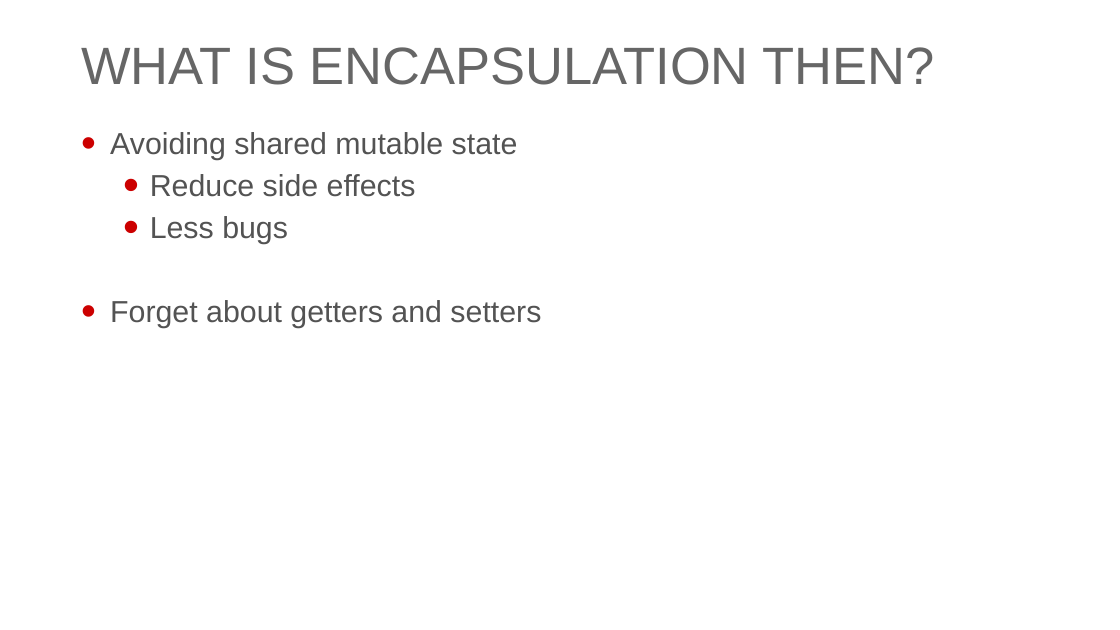
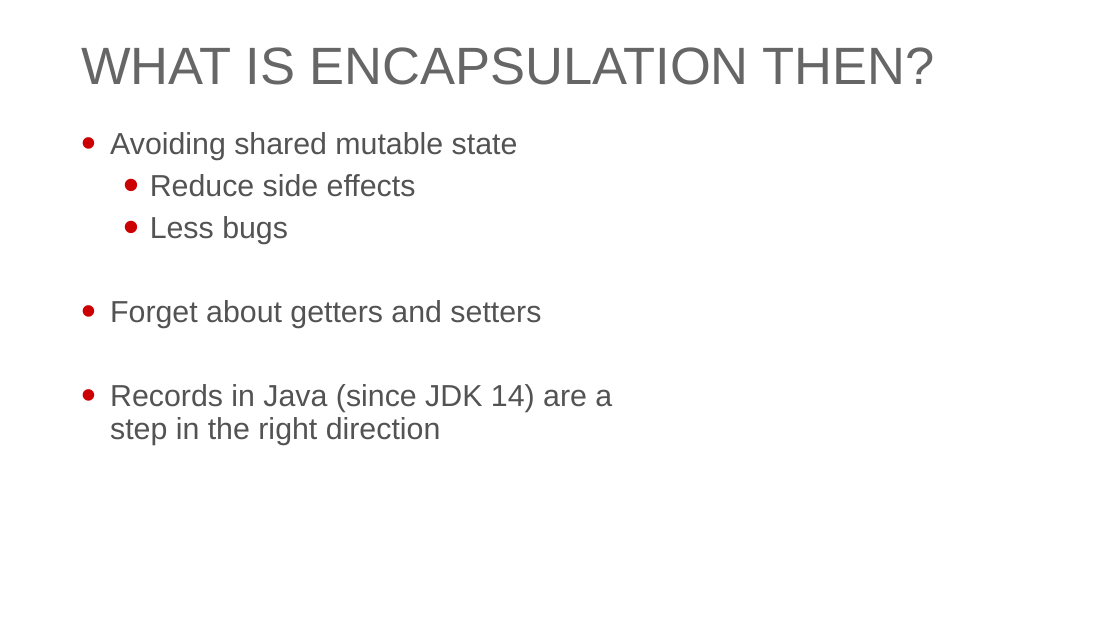
Before and after one commit to georgiyolovski/elixir-tech-talk, a slide deck: slide 7 of Elixir.pptx. Drawn at 1120x630 pixels with LibreOffice and Linux fonts; fonts in the diff are those of the drawing; background and template pictures are left out. Boxes give left, top, right and bottom in pixels: in the first picture for what was removed or moved away, otherwise in the second. Text is boxed around its words. In the diff, an @@ line names an element or a change of style, - is before the commit and + after.

```diff
--- a/Elixir.pptx
+++ b/Elixir.pptx
@@ text at bbox=[110, 384, 612, 445]: paragraph added @@
+• Records in Java (since JDK 14) are a
+  step in the right direction
```
Also in this commit, not shown: 4 other slides changed.
